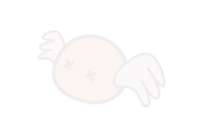
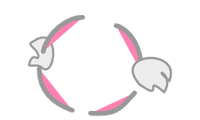
Layers edited between the first and the second w=200, h=120 image:
added layer "Layer 12" above "Layer 11" over box(27, 14, 173, 117)
hid "Layer 4" over box(37, 30, 166, 108)
